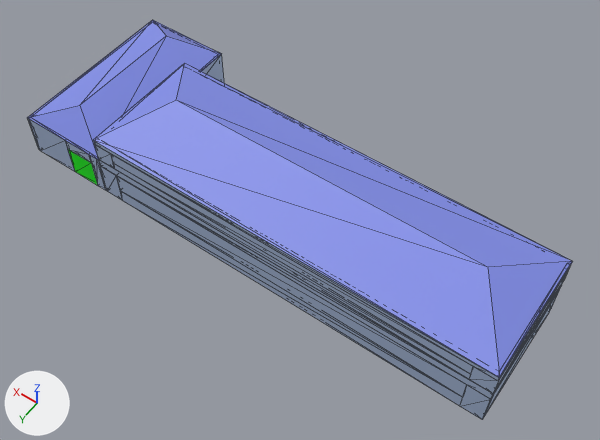
The glTF model src/assets/3d/solid/models/Raw_Water_Pump_House.glb as it was, and as the next commit left it.
Camera for both pictures: a 50 mm lens placed at (-31.9, 37.7, 55.8), pointed at (-5.3, 0.4, -2.7). Every picture has the same lights, and +X, +Y and +Z are marked at lower left. The picture after the commit comes second. Mesh edges are drawn as thin lines. Where no turn or scale is listed for an object, it has been applied to the vertices. Vertices at exactly the same position are counted once.

The older version as bpy lines, for what is in view:
```python
mat_door = principled_material('door')
mat_door.base_color = (0.0, 1.0, 0.0)  # green #00ff00
mat_door.roughness = 0.553
mat_roof = principled_material('roof')
mat_roof.base_color = (0.224, 0.271, 0.8)  # blue #828ee7
mat_roof.roughness = 0.553
me_mesh_033 = bpy.data.meshes.new('Mesh.033')
me_mesh_033.from_pydata(...)  # 178 vertices, 484 faces; spans x -27.4..21.6, y -10.7..7.0, z -5.4..2.4
# faces by material slot: [448, 36]
me_mesh_033.materials.append(mat_wall)  # blue #afc2e3
me_mesh_033.materials.append(mat_door)  # green #00ff00
me_mesh_066 = bpy.data.meshes.new('Mesh.066')
me_mesh_066.from_pydata(...)  # 12 vertices, 14 faces; spans x -27.4..21.6, y -10.7..7.0, z -0.2..5.0
me_mesh_066.materials.append(mat_roof)  # blue #828ee7
ob_floor1 = bpy.data.objects.new('Floor1', me_mesh_033)
ob_floor1.location = (0.0, 0.0, 0.0)
ob_roof = bpy.data.objects.new('Roof', me_mesh_066)
ob_roof.location = (0.0, 0.0, 0.0)
```
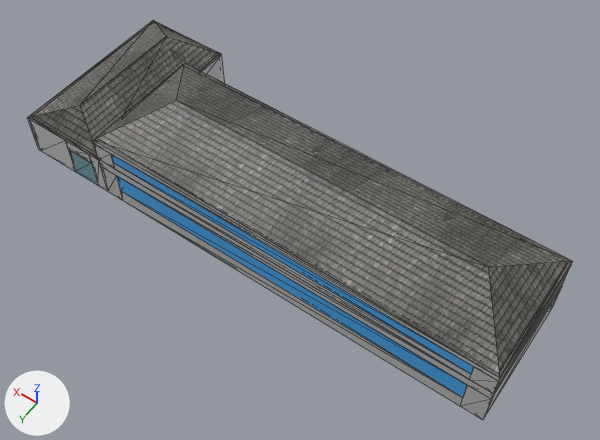
What differs and where, as boxes (x1, y1, x2, y2) in the pictures (600 x 440 px; the box of a moved part takes in the faces that stretch with it):
```json
{"object": "Roof", "change": "surface changed", "before": [28, 20, 572, 378], "after": [28, 20, 572, 378], "on screen": "blue to grey"}
{"object": "Floor1", "change": "surface changed, reshaped", "before": [28, 54, 572, 420], "after": [28, 54, 571, 420]}
{"part": 1, "of": "me_mesh_033", "change": "moved or reshaped", "before": [89, 54, 473, 406], "after": [89, 54, 473, 406]}
{"part": 2, "of": "me_mesh_033", "change": "recoloured", "before": [28, 118, 571, 420], "after": [28, 118, 571, 420]}
{"part": 3, "of": "me_mesh_033", "change": "recoloured", "before": [68, 149, 98, 185], "after": [68, 149, 98, 185], "on screen": "green to cyan"}
```

The change, as JSON lines over the scene's bpy script:
```json
{"op": "add", "block": "img_ground", "code": ["img_ground = load_image('ground', '_unpacked/ground', 256, 384, 'sRGB')"]}
{"op": "add", "block": "img_window", "code": ["img_window = load_image('window', '_unpacked/window', 512, 512, 'sRGB')"]}
{"op": "add", "block": "img_gate", "code": ["img_gate = load_image('gate', '_unpacked/gate', 1024, 1024, 'sRGB')"]}
{"op": "add", "block": "img_door", "code": ["img_door = load_image('door', '_unpacked/door', 429, 429, 'sRGB')"]}
{"op": "add", "block": "img_roof", "code": ["img_roof = load_image('roof', '_unpacked/roof', 512, 512, 'sRGB')"]}
{"op": "remove", "block": "mat_door", "code": "mat_door.base_color = (0.0, 1.0, 0.0)  # green #00ff00"}
{"op": "add", "block": "mat_door", "code": "mat_door.texture = img_door"}
{"op": "remove", "block": "mat_roof", "code": "mat_roof.base_color = (0.224, 0.271, 0.8)  # blue #828ee7"}
{"op": "add", "block": "mat_roof", "code": "mat_roof.texture = img_roof"}
{"op": "add", "block": "mat_ground", "code": ["mat_ground = principled_material('ground')", "mat_ground.texture = img_ground", "mat_ground.roughness = 0.553"]}
{"op": "add", "block": "mat_window", "code": ["mat_window = principled_material('window')", "mat_window.texture = img_window", "mat_window.roughness = 0.553"]}
{"op": "add", "block": "mat_gate", "code": ["mat_gate = principled_material('gate')", "mat_gate.texture = img_gate", "mat_gate.roughness = 0.553"]}
{"block": "me_mesh_033", "where": "# used by ob_floor1; location = (0.0, 0.0, 0.0)"}
{"op": "remove", "block": "me_mesh_033", "code": "me_mesh_033.from_pydata(...)  # 178 vertices, 484 faces; spans x -27.4..21.6, y -10.7..7.0, z -5.4..2.4"}
{"op": "add", "block": "me_mesh_033", "code": "me_mesh_033.from_pydata(...)  # 170 vertices, 476 faces; spans x -27.4..21.6, y -10.7..7.0, z -5.4..2.4"}
{"block": "me_mesh_033", "change": "me_mesh_033 part 1"}
{"block": "me_mesh_033", "change": "27 vertices are removed from x -27.0..12.6, y -10.7..7.0, z -4.6..1.9"}
{"block": "me_mesh_033", "change": "154 faces are deleted"}
{"block": "me_mesh_033", "change": "7 vertices are added at x 12.3, y -10.7..7.0, z -4.6..-0.2"}
{"block": "me_mesh_033", "change": "12 new vertices lie (35.7, 0.0, 0.0) away from vertices in x -25.4, y -5.4..7.0, z -4.6..0.8"}
{"block": "me_mesh_033", "change": "134 new faces join them, mat_ground (picture img_ground)"}
{"block": "me_mesh_033", "change": "12 new faces join them, mat_window (picture img_window)"}
{"block": "me_mesh_033", "change": "me_mesh_033 part 2: 270 faces spanning x -27.4..21.6, y -10.7..7.0, z -4.6..2.4 switch from mat_wall (blue #afc2e3) to mat_ground (picture img_ground)"}
{"block": "me_mesh_033", "change": "me_mesh_033 part 3: 12 faces spanning x 13.6..16.6, y 6.8..7.0, z -4.6..-1.4 switch from mat_door (green #00ff00) to mat_gate (picture img_gate)"}
{"op": "add", "block": "me_mesh_033", "code": "me_mesh_033.materials.append(mat_window)  # picture img_window"}
```
